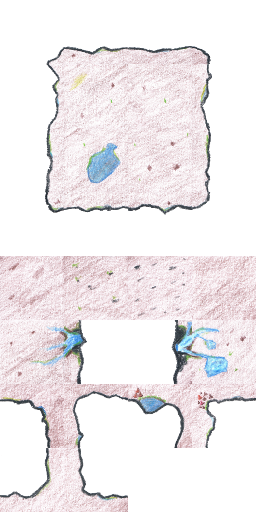
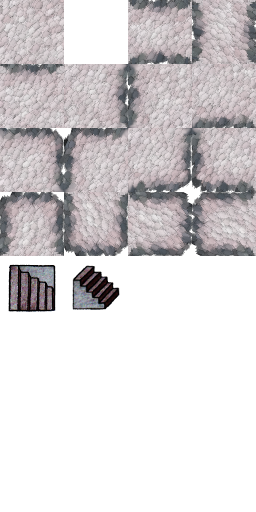
The second (256, 512) image is a revision of the first. Changes to its layers:
removed layer "Pasted Layer #27" over 64, 448, 128, 512
removed layer "Pasted Layer #26" over 0, 448, 64, 512
removed layer "Pasted Layer #25" over 0, 384, 64, 448
removed layer "Pasted Layer #23" over 64, 384, 128, 448
removed layer "Pasted Layer #24" over 128, 384, 192, 448
removed layer "Pasted Layer #22" over 192, 384, 256, 448
removed layer "Pasted Layer #21" over 192, 256, 256, 320
removed layer "Pasted Layer #20" over 171, 320, 192, 384
removed layer "Pasted Layer #19" over 192, 320, 256, 384
removed layer "Pasted Layer #18" over 64, 320, 87, 384
removed layer "Pasted Layer #17" over 0, 320, 64, 384
removed layer "Pasted Layer #16" over 128, 256, 192, 320
removed layer "Pasted Layer #11" over 64, 256, 128, 320
removed layer "Background #2" over 0, 256, 64, 320
removed layer "Pasted Layer #13" over 192, 128, 211, 192
removed layer "Pasted Layer #12" over 192, 64, 212, 128
removed layer "Pasted Layer #10" over 128, 128, 192, 192
removed layer "Pasted Layer #9" over 128, 64, 192, 128
removed layer "Pasted Layer #8" over 64, 64, 128, 128
removed layer "Pasted Layer #7" over 64, 128, 128, 192
removed layer "Pasted Layer #2" over 128, 192, 192, 215
painted on "Pasted Layer #1" over 64, 192, 128, 312
painted on "Pasted Layer" over 8, 46, 211, 312
renamed "Background" to "cave-tile-set-64.png", painted on it over 0, 0, 256, 256
…and 7 more changes (7 removed)
